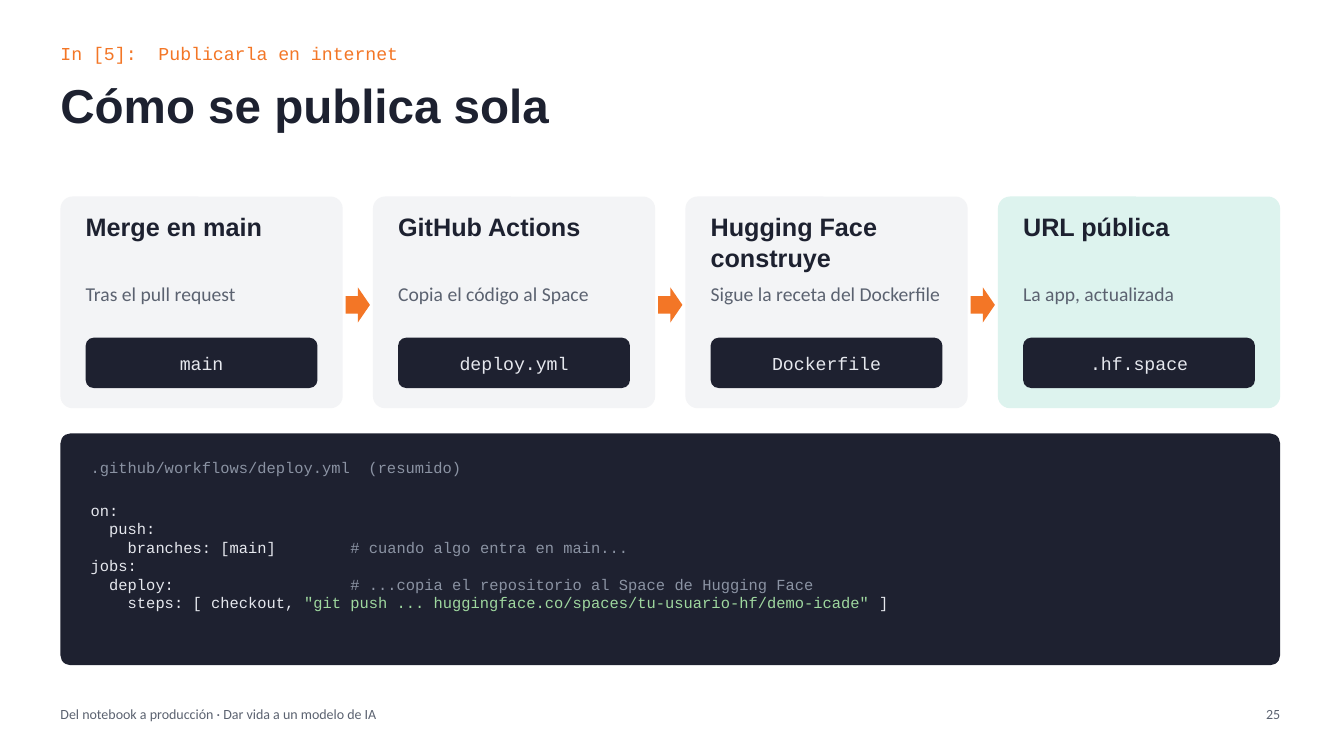
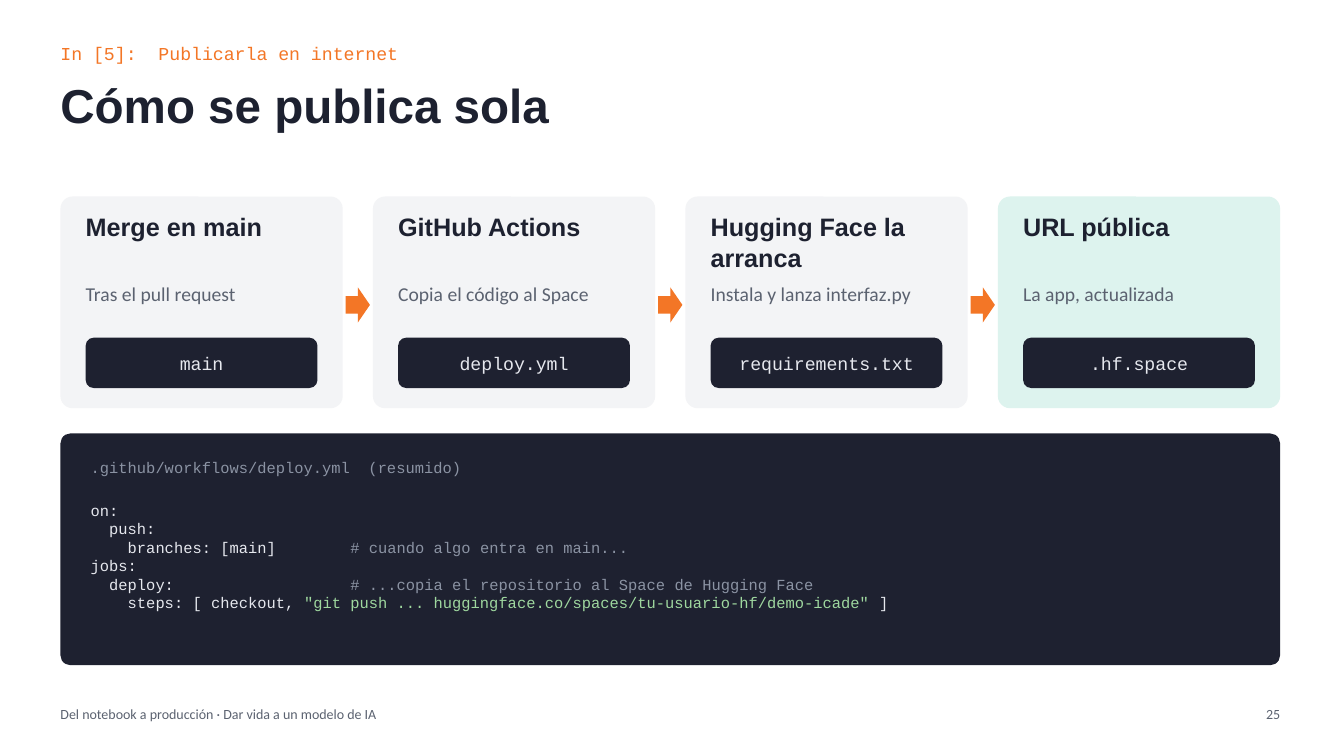
Before and after one commit to juaki0315/demo-icade, a slide deck: slide 25 of charla/Del_notebook_a_produccion.pptx. Drawn at 1344x756 pixels with LibreOffice and Linux fonts; fonts in the diff are those of the drawing. Boxes give left, top, right and bottom in pixels: in the first picture for what was removed or moved away, otherwise in the second. Text is boxed around its words. In the diff, an @@ line names an element or a change of style, - is before the commit and + after.

```diff
--- a/charla/Del_notebook_a_produccion.pptx
+++ b/charla/Del_notebook_a_produccion.pptx
@@ text at [711, 217, 905, 268]: text changed @@
-Hugging Face construye
+Hugging Face la arranca
@@ text at [711, 287, 910, 304]: text changed @@
-Sigue la receta del Dockerfile
+Instala y lanza interfaz.py
@@ text at [739, 357, 913, 374]: text changed @@
-Dockerfile
+requirements.txt
```
Also in this commit, not shown: 12 other slides changed, 1 slide added, 1 slide removed, 8 other files.
